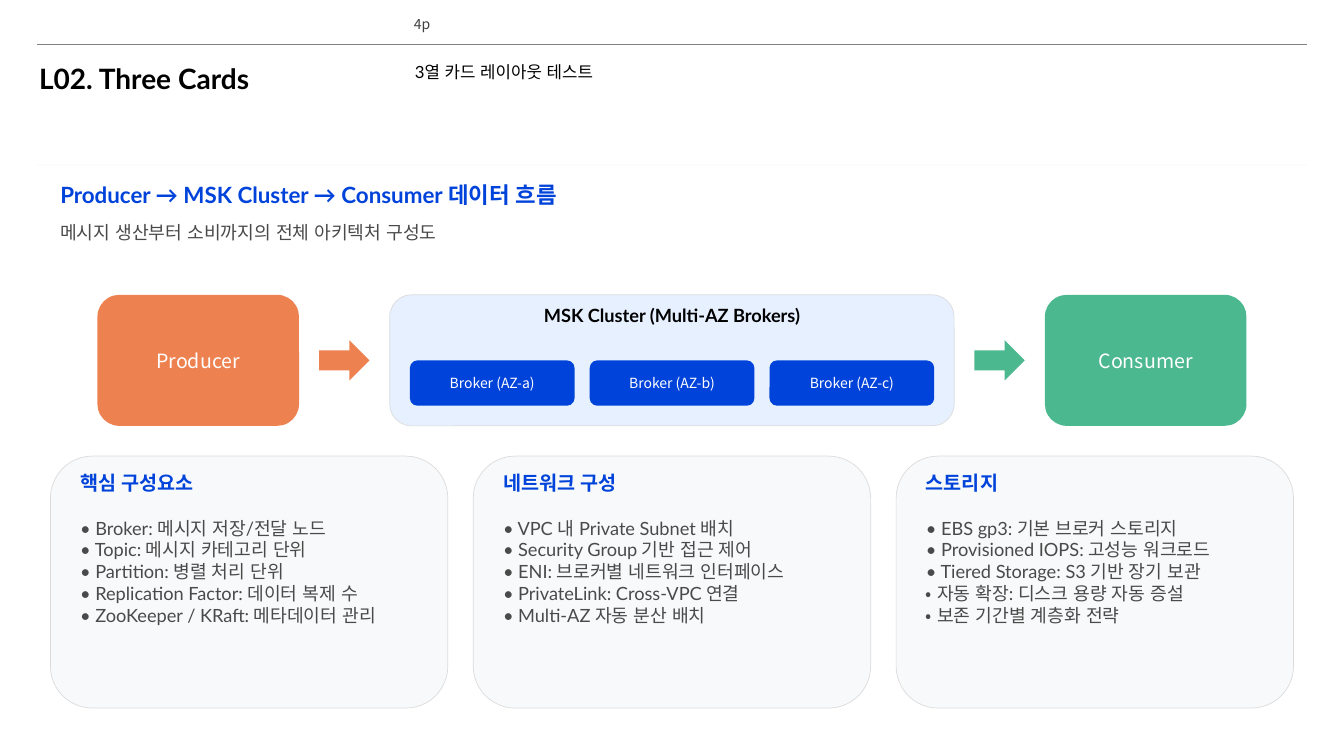
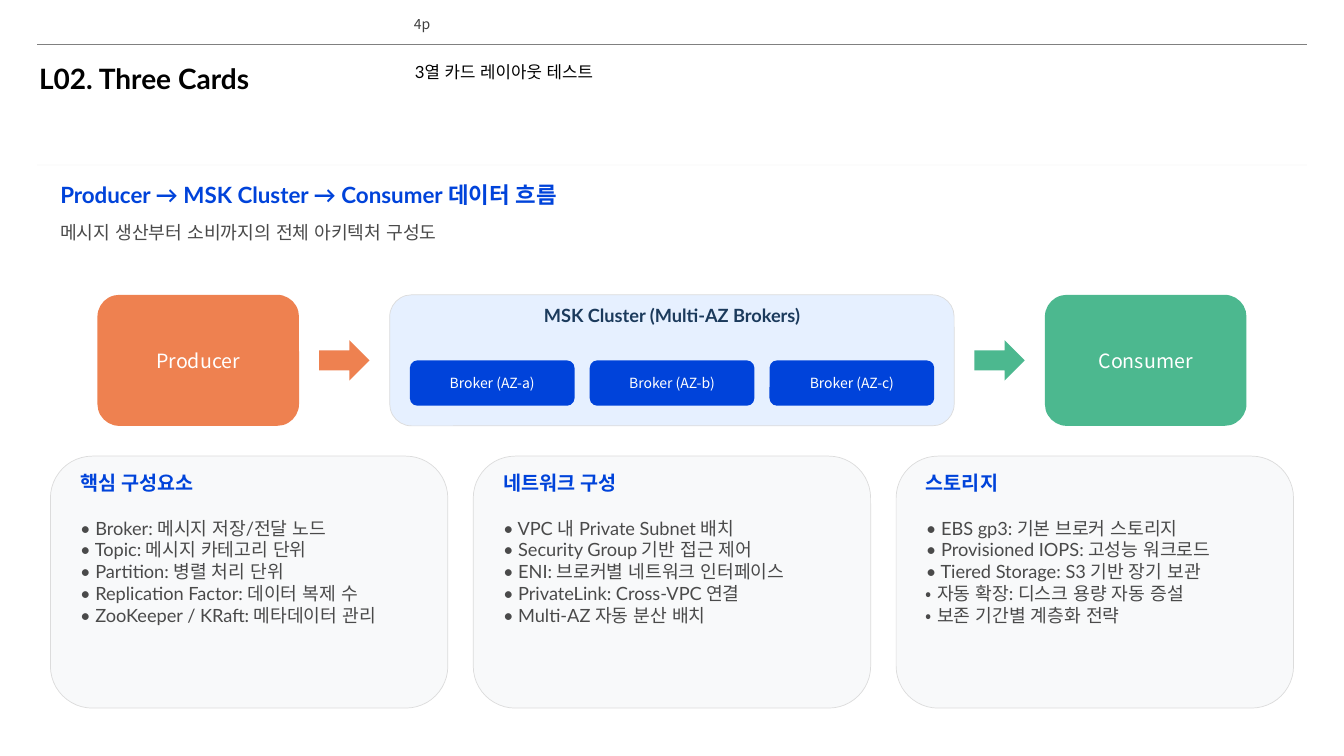
Before and after one commit to lhs6395-hslee/project-steer, a slide deck: slide 4 of results/pptx/AWS_MSK_Expert_Intro.pptx. Drawn at 1344x756 pixels with LibreOffice and Linux fonts; fonts in the diff are those of the drawing; background and template pictures are left out. Boxes give left, top, right and bottom in pixels: in the first picture for what was removed or moved away, otherwise in the second. Text is boxed around its words. In the diff, an @@ line names an element or a change of style, - is before the commit and + after.

```diff
--- a/results/pptx/AWS_MSK_Expert_Intro.pptx
+++ b/results/pptx/AWS_MSK_Expert_Intro.pptx
@@ text "MSK Cluster (Multi-AZ Brokers)" at bbox=[544, 308, 800, 325]: text colour #000000 to #1B3A5C @@
```
Also in this commit, not shown: 18 other slides changed, 3 other files.
